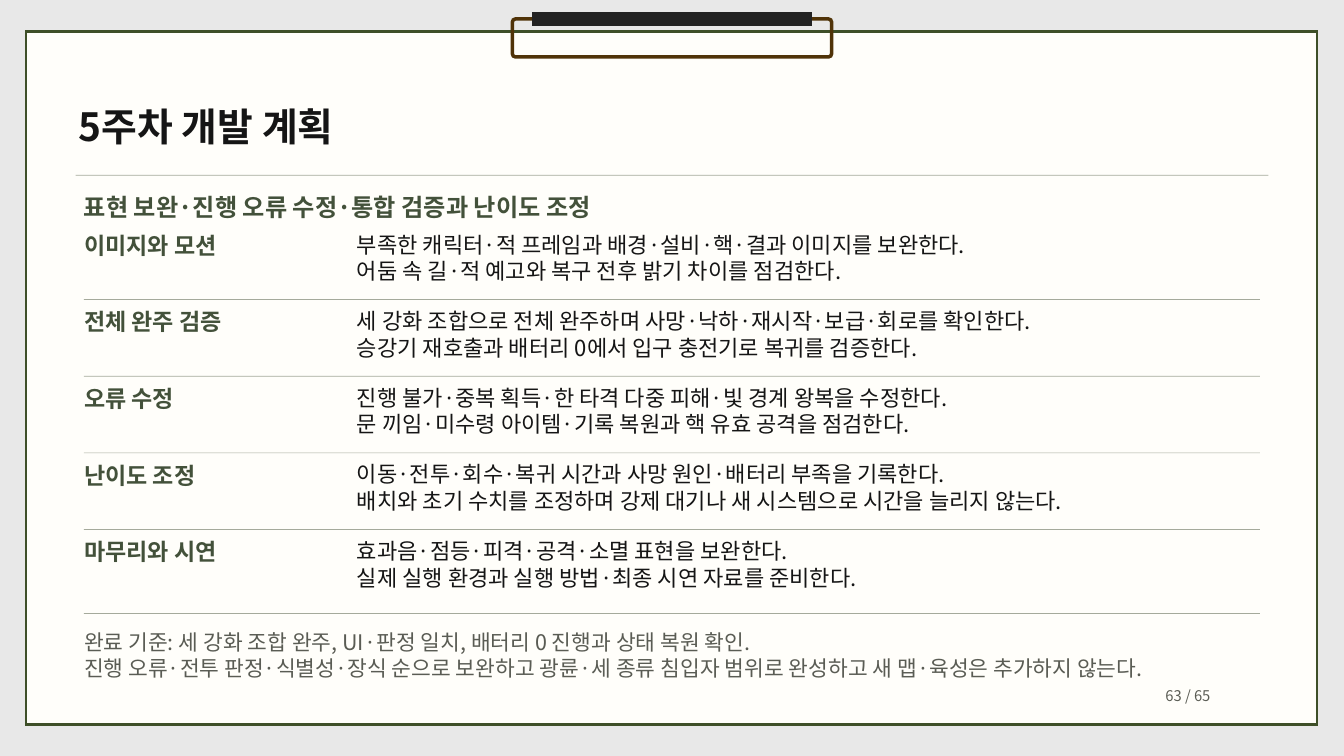
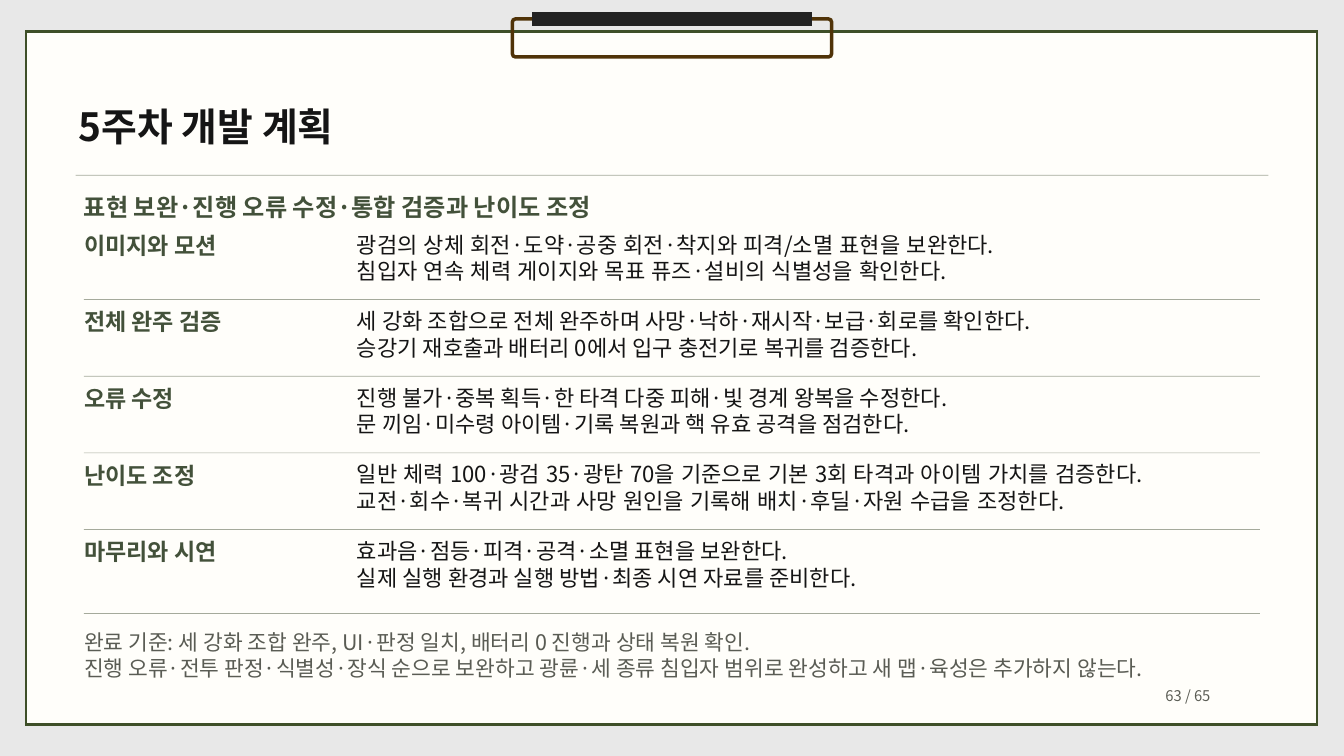
Before and after one commit to dbguswh/2Dgame_project, a slide deck: slide 63 of 2D게임프로그래밍 기획서.pptx. Drawn at 1344x756 pixels with LibreOffice and Linux fonts; fonts in the diff are those of the drawing. Boxes give left, top, right and bottom in pixels: in the first picture for what was removed or moved away, otherwise in the second. Text is boxed around its words. In the diff, an @@ line names an element or a change of style, - is before the commit and + after.

Commit message:
기획서에 곡예 연격과 침입자 체력 게이지 및 피해량을 먼저 반영

```diff
--- a/2D게임프로그래밍 기획서.pptx
+++ b/2D게임프로그래밍 기획서.pptx
@@ text at (x1=357, y1=234, x2=994, y2=281): text changed @@
-부족한 캐릭터·적 프레임과 배경·설비·핵·결과 이미지를 보완한다.
-어둠 속 길·적 예고와 복구 전후 밝기 차이를 점검한다.
+광검의 상체 회전·도약·공중 회전·착지와 피격/소멸 표현을 보완한다.
+침입자 연속 체력 게이지와 목표 퓨즈·설비의 식별성을 확인한다.
@@ text at (x1=357, y1=463, x2=1142, y2=511): text changed @@
-이동·전투·회수·복귀 시간과 사망 원인·배터리 부족을 기록한다.
-배치와 초기 수치를 조정하며 강제 대기나 새 시스템으로 시간을 늘리지 않는다.
+일반 체력 100·광검 35·광탄 70을 기준으로 기본 3회 타격과 아이템 가치를 검증한다.
+교전·회수·복귀 시간과 사망 원인을 기록해 배치·후딜·자원 수급을 조정한다.
```
Also in this commit, not shown: 20 other slides changed, 1 other file.
